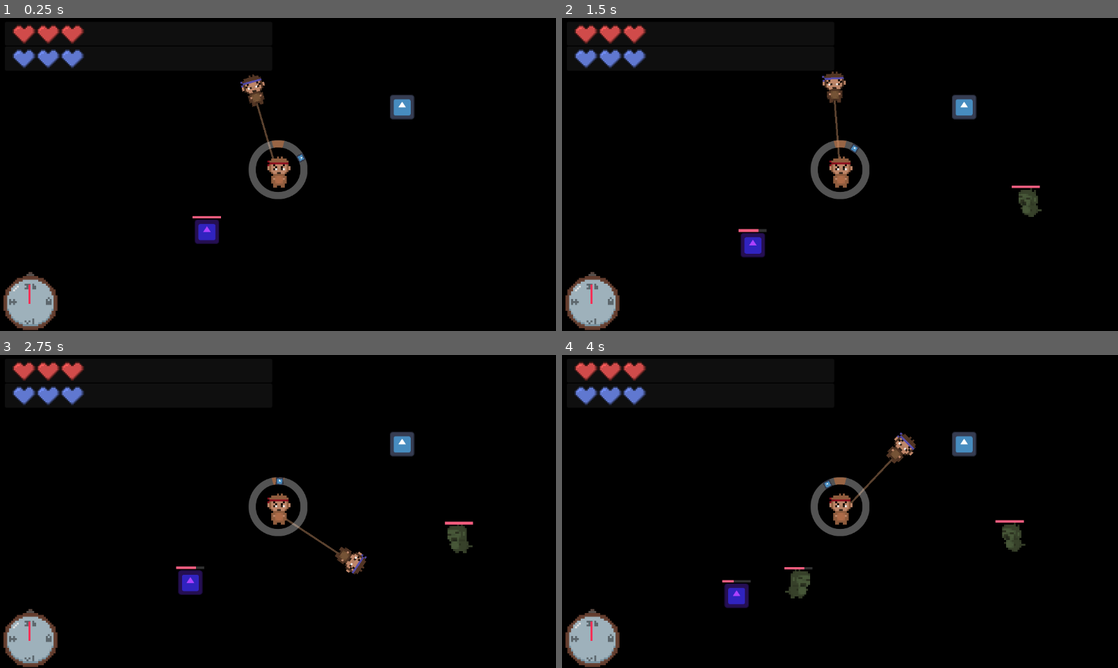
Above: before the commit, frames 1-4 (two rows, left to right).
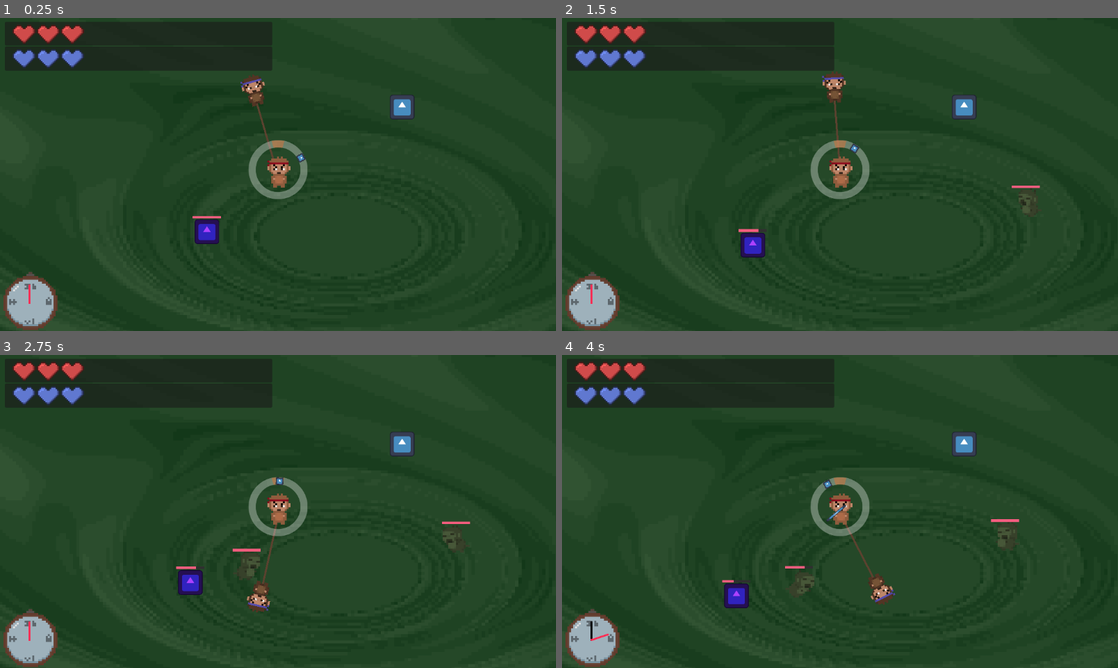
Above: after the commit, the same moments.

Repository: arrowira/cookiejam4
Game: Godot game, scene res://scenes/main.tscn
Same seed, same stepped clock (60 frames per second), same inputs: the game is played once before the commit and once after it. The engine's default icon, where the game draws it, is replaced by a stand-in: a white triangle on a blue panel in a dark square.
Inputs (mouse positions are in pixels of both pictures, inside the frame that each line leads up to):
- Up to frame 1 (0.25 s): no input
- Up to frame 2 (1.5 s): move the mouse to (962, 158) at 0.52 s; tap C (c) at 0.6 s; tap E (e) at 0.8, 1.35 s; move the mouse to (728, 190) at 1.27 s
- Up to frame 3 (2.75 s): tap X (x) at 1.55, 2.1 s; move the mouse to (333, 442) at 2.02 s; tap C (c) at 2.3 s
- Up to frame 4 (4 s): move the mouse to (812, 574) at 2.77 s; tap C (c) at 2.85 s; tap E (e) at 3.05 s; move the mouse to (1006, 558) at 3.52 s; click (1006, 558) at 3.6 s; tap X (x) at 3.8 s

The runs differ from the first frame. In frame 1, 96% of the frame differs, in the area x 0-100%, y 0-100%; in frame 2, 96%; in frame 3, 96%; in frame 4, 96%.

Commit message:
cemetary background

Diff:
--- a/cookie-jam-4/fractalnoise.gdshader
+++ b/cookie-jam-4/fractalnoise.gdshader
@@ -9,7 +9,7 @@
 uniform float sharp = 10.0;
 uniform float moveSpeed = 1.0;
 
-uniform vec2 focusPoint = vec2(0.5,0.5);
+uniform vec2 focusPoint = vec2(-100.0,0);
 
 #define iTime (TIME*timeMod)
 
--- a/cookie-jam-4/scenes/main.tscn
+++ b/cookie-jam-4/scenes/main.tscn
@@ -1,9 +1,22 @@
-[gd_scene load_steps=5 format=3 uid="uid://dneomshoy6v48"]
+[gd_scene load_steps=7 format=3 uid="uid://dneomshoy6v48"]
 
 [ext_resource type="PackedScene" uid="uid://bw3ldb6e8p56j" path="res://scenes/player.tscn" id="1_o5qli"]
 [ext_resource type="PackedScene" uid="uid://c2oyj3tjpfivl" path="res://scenes/riffler.tscn" id="3_jyhfs"]
 [ext_resource type="Script" uid="uid://cnjga6vn8wc5j" path="res://scripts/enemy_manager.gd" id="3_sugp2"]
 [ext_resource type="PackedScene" uid="uid://c4gr2idt1j6bt" path="res://scenes/pick_up.tscn" id="4_jyhfs"]
+[ext_resource type="Shader" uid="uid://lasivi66q35s" path="res://fractalnoise.gdshader" id="5_tbgi4"]
+
+[sub_resource type="ShaderMaterial" id="ShaderMaterial_tefeu"]
+shader = ExtResource("5_tbgi4")
+shader_parameter/innerColor = Color(0.14528981, 0.2819339, 0.15823525, 1)
+shader_parameter/outerColor = Color(0.21587133, 0.34461752, 0.21589896, 1)
+shader_parameter/scale = 25.0
+shader_parameter/timeMod = 0.0
+shader_parameter/pixelation = 1.0
+shader_parameter/bold = 4.0
+shader_parameter/sharp = 3.0
+shader_parameter/moveSpeed = 1.0
+shader_parameter/focusPoint = Vector2(0.5, 0.5)
 
 [node name="main" type="Node2D"]
 
@@ -22,4 +35,12 @@
 [node name="PickUp" parent="." instance=ExtResource("4_jyhfs")]
 position = Vector2(642, -339)
 
+[node name="ColorRect" type="ColorRect" parent="."]
+z_index = -4096
+material = SubResource("ShaderMaterial_tefeu")
+offset_left = -9693.0
+offset_top = -4678.0
+offset_right = 10307.0
+offset_bottom = 5322.0
+
 [connection signal="timeout" from="EnemyManager/spawnCD" to="EnemyManager" method="_on_spawn_cd_timeout"]
--- a/cookie-jam-4/scripts/stopwatch.gd
+++ b/cookie-jam-4/scripts/stopwatch.gd
@@ -1,17 +1,25 @@
 extends Control
 
+var inSlow = false
+var slowLength = 0
 
+@onready var hand = $watchCenter
 func startTime(length):
-	Engine.time_scale = 0.3
-	t = length
+	if !inSlow:
+		inSlow = true
+		slowLength = length
+		Engine.time_scale = 0.3
+		t = length
 
 
 var t = 0
 func _physics_process(delta: float) -> void:
 	if t!=0:
 		t -= 1/50.0
+		hand.rotation_degrees += 360/(50.0*slowLength)
 	if t < 0:
-		print("end time")
 		#end timeslow
+		hand.rotation_degrees = 0
+		inSlow=false
 		Engine.time_scale = 1
 		t=0
